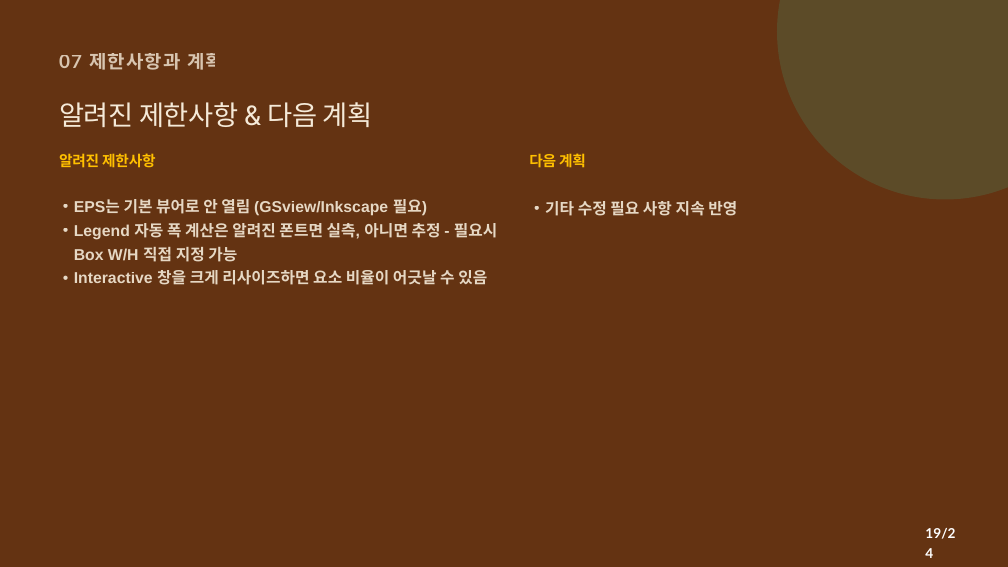
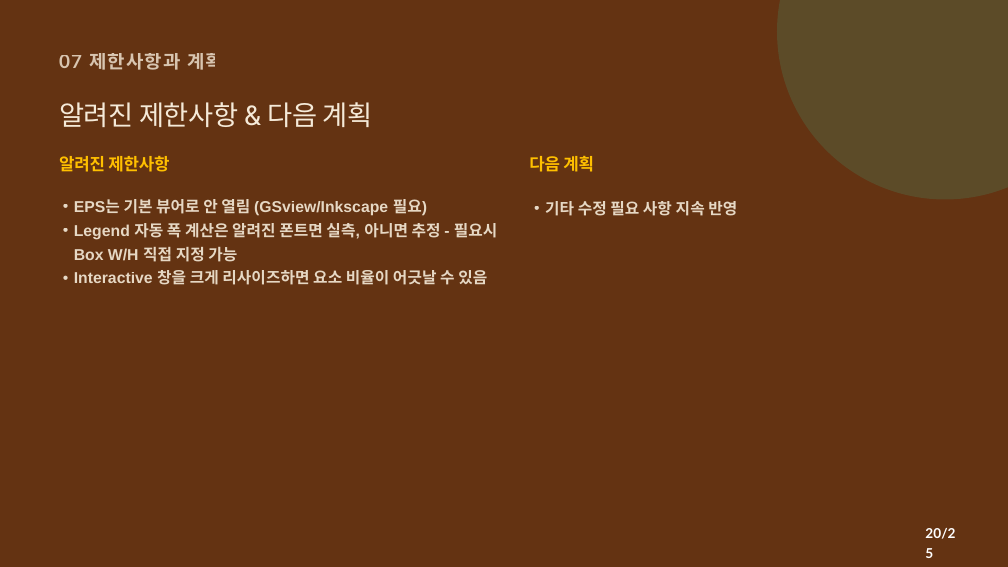
Before and after one commit to CWKIM113/CathPlot_Pub, a slide deck: slide 20 of CathPlot_발표.pptx (slide 19 before the commit). Drawn at 1008x567 pixels with LibreOffice and Linux fonts; fonts in the diff are those of the drawing. Boxes give left, top, right and bottom in pixels: in the first picture for what was removed or moved away, otherwise in the second. Text is boxed around its words. In the diff, an @@ line names an element or a change of style, - is before the commit and + after.

```diff
--- a/CathPlot_발표.pptx
+++ b/CathPlot_발표.pptx
@@ text "알려진 제한사항" at (x1=59, y1=156, x2=169, y2=172): size 21 to 24 pt; line spacing 0.88 to 0.98 @@
@@ text "다음 계획" at (x1=529, y1=156, x2=594, y2=172): size 21 to 24 pt; line spacing 0.88 to 0.98 @@
@@ text at (x1=925, y1=528, x2=955, y2=539): text changed @@
-19/24
+20/25
```
Also in this commit, not shown: 23 other slides changed, 1 slide added, 2 other files.
